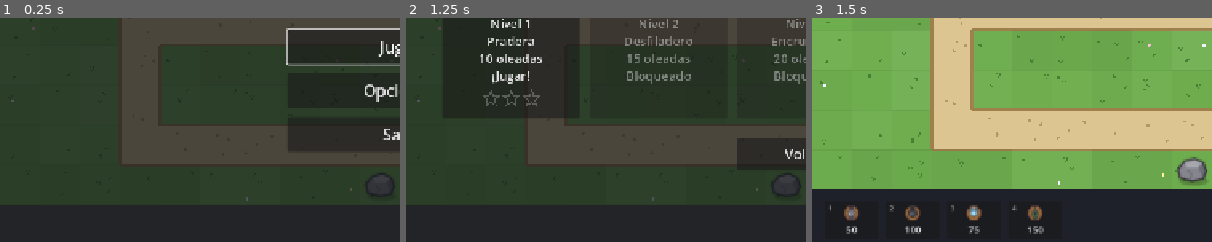
Above: before the commit, frames 1-3 (left to right).
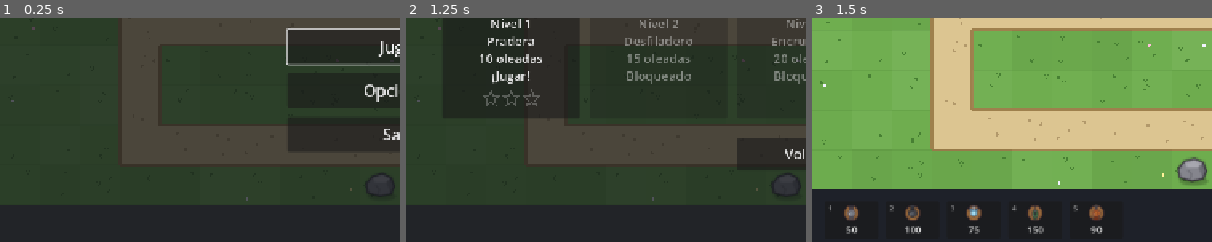
Above: after the commit, the same moments.

Repository: pasaporteN25/MonstersAndCanons
Game: Godot game, scene res://scenes/ui/main_menu.tscn
The game is run twice, just before and just after one commit, with the same random seed, the same clock (stepped at 60 frames per second) and the same inputs.
Inputs:
- Up to frame 1 (0.25 s): no input
- Up to frame 2 (1.25 s): click "Jugar" at 0.5 s
- Up to frame 3 (1.5 s): click "Nivel 1 Pradera 10 oleadas ¡J…" at 1.25 s
The pictures show only the part of the screen within x 0-50%, y 49-99%; the shares and areas given below are measured in that part.

Frames 1-2 are identical in both runs. In frame 3, 0.3% of the frame differs, in the area x 65-73%, y 83-97%.

Commit message:
T78: torre Incendiaria y quemadura (ignora armadura, no se suma)
Los SVG nuevos se importan solos al doble y con mipmaps (importer_defaults).

Co-Authored-By: Claude Opus 5.5 <noreply@anthropic.com>

Diff:
--- /dev/null
+++ b/assets/sprites/projectiles/fire.svg
@@ -0,0 +1,13 @@
+<svg xmlns="http://www.w3.org/2000/svg" viewBox="0 0 32 32">
+  <!-- Bola de fuego de la Incendiaria, con estela. Apunta a la derecha. -->
+  <defs>
+    <linearGradient id="trail" x1="0" y1="0" x2="1" y2="0">
+      <stop offset="0" stop-color="#ff7a1a" stop-opacity="0"/>
+      <stop offset="1" stop-color="#ff7a1a" stop-opacity="0.9"/>
+    </linearGradient>
+  </defs>
+  <path d="M1 16 C9 11 15 10.5 20 11.5 L20 20.5 C15 21.5 9 21 1 16 Z" fill="url(#trail)"/>
+  <circle cx="21" cy="16" r="7" fill="#ff8a2a" stroke="#8f2418" stroke-width="1.5"/>
+  <circle cx="22" cy="15.5" r="4" fill="#ffd54a"/>
+  <circle cx="23" cy="15" r="1.8" fill="#fff6c2"/>
+</svg>
--- /dev/null
+++ b/assets/sprites/towers/turret_fire.svg
@@ -0,0 +1,17 @@
+<svg xmlns="http://www.w3.org/2000/svg" viewBox="0 0 64 64">
+  <!-- Incendiaria: cuerpo naranja con tanque de combustible y boquilla ancha.
+       Apunta a la derecha; gira sobre el centro (32, 32). -->
+  <g stroke="#2b2233" stroke-linejoin="round">
+    <rect x="9" y="22" width="13" height="20" rx="4" fill="#8f3a14" stroke-width="2.2"/>
+    <path d="M34 27 L51 28.5 L57 24.5 L60 24.5 L60 39.5 L57 39.5 L51 35.5 L34 37 Z" fill="#4a4d54" stroke-width="2"/>
+    <circle cx="32" cy="32" r="13" fill="#e2702a" stroke-width="2.5"/>
+  </g>
+  <g stroke="#5e2410" stroke-width="2" stroke-linecap="round">
+    <line x1="15.5" y1="23" x2="15.5" y2="41"/>
+  </g>
+  <line x1="51" y1="29.5" x2="51" y2="34.5" stroke="#2b2f35" stroke-width="1.6"/>
+  <circle cx="32" cy="32" r="7.5" fill="#b84f1c" stroke="#2b2233" stroke-width="1.5"/>
+  <path d="M32 26 C28.8 29.8 29.3 34 32 36.2 C34.7 34 35.2 29.8 32 26 Z" fill="#ffd54a" stroke="#8f2418" stroke-width="1"/>
+  <ellipse cx="26.5" cy="25" rx="4" ry="2" fill="#ffffff" opacity="0.4"/>
+  <path d="M60.5 32 C62.3 29.8 63.6 30.8 63.6 32 C63.6 33.2 62.3 34.2 60.5 32 Z" fill="#ffb347"/>
+</svg>
--- /dev/null
+++ b/data/towers/fire.tres
@@ -0,0 +1,51 @@
+[gd_resource type="Resource" script_class="TowerData" format=3]
+
+[ext_resource type="Script" path="res://scripts/data/tower_level_data.gd" id="1_ux3rd"]
+[ext_resource type="Texture2D" path="res://assets/sprites/towers/base_1.svg" id="2_ccb5i"]
+[ext_resource type="Texture2D" path="res://assets/sprites/towers/base_2.svg" id="3_7xfws"]
+[ext_resource type="Texture2D" path="res://assets/sprites/towers/base_3.svg" id="4_8dkqa"]
+[ext_resource type="Texture2D" path="res://assets/sprites/projectiles/fire.svg" id="5_oerir"]
+[ext_resource type="Script" path="res://scripts/data/tower_data.gd" id="6_ismkl"]
+[ext_resource type="Texture2D" path="res://assets/sprites/towers/turret_fire.svg" id="7_h3prr"]
+
+[sub_resource type="Resource" id="Resource_fpdyk"]
+script = ExtResource("1_ux3rd")
+cost = 90
+damage = 3
+fire_rate = 1.0
+range_tiles = 2.5
+base_texture = ExtResource("2_ccb5i")
+burn_damage_per_second = 6
+burn_duration = 3.0
+
+[sub_resource type="Resource" id="Resource_6mh51"]
+script = ExtResource("1_ux3rd")
+cost = 90
+damage = 4
+fire_rate = 1.0
+range_tiles = 2.5
+base_texture = ExtResource("3_7xfws")
+burn_damage_per_second = 10
+burn_duration = 3.0
+
+[sub_resource type="Resource" id="Resource_rwmyv"]
+script = ExtResource("1_ux3rd")
+cost = 140
+damage = 6
+fire_rate = 1.0
+range_tiles = 3.0
+base_texture = ExtResource("4_8dkqa")
+burn_damage_per_second = 16
+burn_duration = 4.0
+
+[resource]
+script = ExtResource("6_ismkl")
+id = &"fire"
+display_name = "Incendiaria"
+description = "Prende fuego a los enemigos: el fuego ignora la armadura y no los deja curarse."
+can_hit_air = true
+projectile_speed_tiles = 10.0
+color = Color(0.89, 0.44, 0.16, 1)
+turret_texture = ExtResource("7_h3prr")
+projectile_texture = ExtResource("5_oerir")
+levels = Array[ExtResource("1_ux3rd")]([SubResource("Resource_fpdyk"), SubResource("Resource_6mh51"), SubResource("Resource_rwmyv")])
--- a/project.godot
+++ b/project.godot
@@ -36,6 +36,13 @@
 [editor_plugins]
 
 enabled=PackedStringArray("res://addons/gut/plugin.cfg")
+
+[importer_defaults]
+
+texture={
+"mipmaps/generate": true,
+"svg/scale": 2.0
+}
 
 [input]
 
--- a/scenes/effects/effects_layer.gd
+++ b/scenes/effects/effects_layer.gd
@@ -9,6 +9,7 @@
 const SPARK_COLOR := Color(1.0, 0.95, 0.6)
 const FROST_COLOR := Color(0.7, 0.92, 1.0)
 const SHOCKWAVE_COLOR := Color(1.0, 0.75, 0.4)
+const FIRE_COLOR := Color(1.0, 0.5, 0.15)
 ## RF-132: números de daño.
 const DAMAGE_COLOR := Color(1, 1, 1)
 const DAMAGE_BLOCKED_COLOR := Color(0.62, 0.62, 0.66)  # la armadura se comió el golpe
@@ -52,6 +53,8 @@
 		var radius: float = Rules.tiles_to_px(stats.splash_radius_tiles)
 		_add(RingEffect.new().setup(Color(SHOCKWAVE_COLOR, 0.25), 6.0, radius, 0.3), position_)
 		_add(RingEffect.new().setup(SHOCKWAVE_COLOR, 6.0, radius, 0.3, 3.0), position_)
+	elif stats.burn_damage_per_second > 0:
+		_add(RingEffect.new().setup(Color(FIRE_COLOR, 0.8), 4.0, 18.0, 0.22, 3.0), position_)
 	elif stats.slow_amount > 0.0:
 		_add(RingEffect.new().setup(Color(FROST_COLOR, 0.6), 4.0, 22.0, 0.25), position_)
 	else:
--- a/scenes/enemies/enemy.gd
+++ b/scenes/enemies/enemy.gd
@@ -28,6 +28,8 @@
 const SLOW_MODULATE := Color(0.62, 0.85, 1.0)
 ## RF-152: mancha de escarcha en el piso, debajo del enemigo ralentizado.
 const FROST_PATCH := Color(0.82, 0.95, 1.0, 0.55)
+## RF-160: la quemadura hace daño de a golpecitos, uno cada BURN_TICK segundos.
+const BURN_TICK: float = 0.5
 
 var data: EnemyData
 var max_health: int = 0
@@ -38,6 +40,10 @@
 var _path: Path2D
 var _slow_amount: float = 0.0
 var _slow_left: float = 0.0
+## RF-160: quemadura en curso (daño por segundo y segundos que le quedan).
+var _burn_dps: int = 0
+var _burn_left: float = 0.0
+var _burn_tick_left: float = 0.0
 ## Evita actuar dos veces: tras queue_free() el nodo sigue vivo hasta el final del frame.
 var _is_done: bool = false
 # Solo visual (spec §9.3):
@@ -72,6 +78,9 @@
 	if _is_done:
 		return
 	_update_slow(delta)
+	_update_burn(delta)
+	if _is_done:
+		return  # la quemadura lo mató
 	distance += Rules.tiles_to_px(current_speed_tiles()) * delta
 	_update_position()
 	_animate(delta)
@@ -115,16 +124,52 @@
 	if _is_done:
 		return
 	var dealt: int = Rules.damage_after_armor(damage, data.armor)
-	health = maxi(0, health - dealt)
 	_hit_flash_left = HIT_FLASH_DURATION
-	hit.emit(self, dealt, dealt * 2 <= damage)
 	if slow_amount > 0.0:
 		_apply_slow(Rules.effective_slow(slow_amount, data.slow_resistance), slow_duration)
+	_lose_health(dealt, dealt * 2 <= damage)
+
+
+## RF-160: lo prende fuego. No se suma: queda la más fuerte y el tiempo se reinicia.
+func apply_burn(damage_per_second: int, duration: float) -> void:
+	if _is_done or damage_per_second <= 0 or duration <= 0.0:
+		return
+	if not is_burning():
+		_burn_tick_left = BURN_TICK  # el primer golpecito, dentro de medio segundo
+	_burn_dps = maxi(_burn_dps, damage_per_second)
+	_burn_left = duration
+	queue_redraw()
+
+
+func is_burning() -> bool:
+	return _burn_left > 0.0
+
+
+## Resta vida, avisa (números de daño, RF-132) y, si llega a 0, muere (RF-81).
+func _lose_health(amount: int, armor_blocked_most: bool) -> void:
+	health = maxi(0, health - amount)
+	hit.emit(self, amount, armor_blocked_most)
 	queue_redraw()
 	if health == 0:
 		_is_done = true
 		died.emit(self)
 		queue_free()
+
+
+## RF-160: cada BURN_TICK segundos, un golpecito que ignora la armadura.
+func _update_burn(delta: float) -> void:
+	if not is_burning():
+		return
+	var elapsed: float = minf(delta, _burn_left)
+	_burn_left -= delta
+	_burn_tick_left -= elapsed
+	while _burn_tick_left <= 0.0001 and not _is_done:
+		_burn_tick_left += BURN_TICK
+		_lose_health(maxi(1, roundi(_burn_dps * BURN_TICK)), false)
+	if _burn_left <= 0.0001:  # margen: sumar muchos deltas deja restos diminutos
+		_burn_left = 0.0
+		_burn_dps = 0
+		queue_redraw()
 
 
 ## RF-61: las ralentizaciones no se suman; queda la más fuerte y la duración se reinicia.
@@ -208,6 +253,8 @@
 		var pointy: bool = data.shape == EnemyData.Shape.TRIANGLE or data.shape == EnemyData.Shape.DIAMOND
 		draw_set_transform(bob, _heading + PI / 2.0 if pointy else 0.0, squash)
 		EnemyShape.draw(self, data.shape, r, fill, fill.darkened(0.45))
+	if is_burning():
+		EnemyShape.draw_flames(self, r, _anim_time)  # RF-158 (se mueven con el bamboleo)
 	draw_set_transform(Vector2.ZERO)
 	var bar_top: float = -top - HEALTH_BAR_HEIGHT - 4.0
 	if is_health_bar_visible():
--- a/scenes/enemies/enemy_shape.gd
+++ b/scenes/enemies/enemy_shape.gd
@@ -7,6 +7,9 @@
 extends RefCounted
 
 const CROWN_COLOR := Color(1.0, 0.84, 0.3)
+## RF-158: llamitas del enemigo que se quema.
+const FLAME_OUTER := Color(1.0, 0.45, 0.1, 0.9)
+const FLAME_INNER := Color(1.0, 0.85, 0.3, 0.95)
 ## RF-151: lado del dibujo comparado con el radio del enemigo. Con 2.8, el cuerpo del dibujo
 ## (unas 20 de sus 64 unidades de radio) mide lo mismo que el círculo de antes.
 const SPRITE_SCALE: float = 2.8
@@ -96,3 +99,21 @@
 	canvas.draw_colored_polygon(points, fill)
 	points.append(points[0])
 	canvas.draw_polyline(points, outline, 2.0)
+
+
+## RF-158: tres llamitas sobre el cuerpo, que titilan con el tiempo (`time`, en segundos).
+static func draw_flames(canvas: CanvasItem, radius: float, time: float) -> void:
+	var spots: Array[Vector2] = [Vector2(-0.45, -0.1), Vector2(0.05, -0.5), Vector2(0.5, -0.05)]
+	for i: int in spots.size():
+		var base: Vector2 = spots[i] * radius
+		var height: float = radius * (0.6 + 0.14 * sin(time * 17.0 + i * 2.1))
+		_flame(canvas, base, radius * 0.22, height, FLAME_OUTER)
+		_flame(canvas, base, radius * 0.11, height * 0.6, FLAME_INNER)
+
+
+static func _flame(canvas: CanvasItem, base: Vector2, half_width: float, height: float, color: Color) -> void:
+	canvas.draw_colored_polygon(PackedVector2Array([
+		base + Vector2(-half_width, 0), base + Vector2(-half_width * 0.8, -height * 0.45),
+		base + Vector2(0, -height), base + Vector2(half_width * 0.8, -height * 0.45),
+		base + Vector2(half_width, 0), base + Vector2(0, half_width * 0.6),
+	]), color)
--- a/scenes/game/game.tscn
+++ b/scenes/game/game.tscn
@@ -7,6 +7,7 @@
 [ext_resource type="Resource" path="res://data/towers/cannon.tres" id="5_cannon"]
 [ext_resource type="Resource" path="res://data/towers/frost.tres" id="6_frost"]
 [ext_resource type="Resource" path="res://data/towers/sniper.tres" id="14_sniper"]
+[ext_resource type="Resource" path="res://data/towers/fire.tres" id="16_fire"]
 [ext_resource type="PackedScene" path="res://scenes/ui/pause_menu.tscn" id="15_pause"]
 [ext_resource type="Script" path="res://scripts/data/tower_data.gd" id="7_tower_data"]
 [ext_resource type="Script" path="res://scenes/game/build_controller.gd" id="8_build"]
@@ -20,7 +21,7 @@
 script = ExtResource("1_game")
 level_data = ExtResource("2_level")
 balance = ExtResource("3_balance")
-tower_types = Array[ExtResource("7_tower_data")]([ExtResource("4_basic"), ExtResource("5_cannon"), ExtResource("6_frost"), ExtResource("14_sniper")])
+tower_types = Array[ExtResource("7_tower_data")]([ExtResource("4_basic"), ExtResource("5_cannon"), ExtResource("6_frost"), ExtResource("14_sniper"), ExtResource("16_fire")])
 
 [node name="Towers" type="Node2D" parent="."]
 
--- a/scenes/towers/projectile.gd
+++ b/scenes/towers/projectile.gd
@@ -77,6 +77,8 @@
 
 func _hit(enemy: Enemy) -> void:
 	enemy.take_hit(_stats.damage, _stats.slow_amount, _stats.slow_duration)
+	if _stats.burn_damage_per_second > 0:
+		enemy.apply_burn(_stats.burn_damage_per_second, _stats.burn_duration)  # RF-160
 
 
 ## RF-153: gira el proyectil (y su dibujo) hacia donde viaja. Solo visual.
--- a/scenes/ui/tower_panel.gd
+++ b/scenes/ui/tower_panel.gd
@@ -57,6 +57,8 @@
 	]
 	if s.splash_radius_tiles > 0.0:
 		lines.append("Área: radio %.1f" % s.splash_radius_tiles)
+	if s.burn_damage_per_second > 0:
+		lines.append("Quema: %d por segundo durante %.0f s" % [s.burn_damage_per_second, s.burn_duration])
 	if s.slow_amount > 0.0:
 		lines.append("Ralentiza %d %% durante %.0f s" % [roundi(s.slow_amount * 100.0), s.slow_duration])
 	lines.append("Golpea voladores: %s" % ("sí" if _tower.data.can_hit_air else "no"))
--- a/scripts/data/tower_level_data.gd
+++ b/scripts/data/tower_level_data.gd
@@ -18,3 +18,10 @@
 @export var slow_duration: float = 0.0
 ## Solo visual (RF-150): la base que se ve en este nivel. Vacío = cuadrado de color (RF-156).
 @export var base_texture: Texture2D
+
+# --- Comportamientos (M5, RF-164). Todos valen 0 = apagado, y se pueden combinar. ---
+
+## RF-160: daño de quemadura por segundo (ignora la armadura). 0 = no quema.
+@export var burn_damage_per_second: int = 0
+## RF-160: segundos que dura la quemadura.
+@export var burn_duration: float = 0.0
--- /dev/null
+++ b/tests/test_new_content.gd
@@ -0,0 +1,112 @@
+# Tests del contenido nuevo de M5 (spec §5.6 y §6.1): cada comportamiento es un dato (RF-164).
+extends GutTest
+
+const GAME_SCENE: PackedScene = preload("res://scenes/game/game.tscn")
+const ENEMY_SCENE: PackedScene = preload("res://scenes/enemies/enemy.tscn")
+const PROJECTILE_SCENE: PackedScene = preload("res://scenes/towers/projectile.tscn")
+const DT: float = 1.0 / 60.0
+
+
+func _tower(id: String) -> TowerData:
+	return load("res://data/towers/%s.tres" % id)
+
+
+func _enemy_data(id: String) -> EnemyData:
+	return load("res://data/enemies/%s.tres" % id)
+
+
+## Un enemigo caminando por un camino recto y largo (no llega a la salida en los tests).
+func _walker(data: EnemyData, health: int, from := Vector2(100, 300)) -> Enemy:
+	var path := Path2D.new()
+	path.curve = Curve2D.new()
+	path.curve.add_point(from)
+	path.curve.add_point(from + Vector2(4000, 0))
+	add_child_autofree(path)
+	var enemy: Enemy = ENEMY_SCENE.instantiate()
+	enemy.setup(data, path, health)
+	add_child_autofree(enemy)
+	return enemy
+
+
+func _seconds(node: Node, seconds: float) -> void:
+	simulate(node, roundi(seconds / DT), DT)
+
+
+func _assert_levels(id: String, expected: Array) -> void:
+	var tower: TowerData = _tower(id)
+	assert_eq(tower.levels.size(), 3, "%s: 3 niveles" % id)
+	for i: int in expected.size():
+		for field: String in expected[i]:
+			assert_almost_eq(float(tower.levels[i].get(field)), float(expected[i][field]), 0.001,
+				"%s, nivel %d: %s" % [id, i + 1, field])
+
+
+# --- Incendiaria y quemadura (RF-160) ---
+
+func test_fire_tower_matches_spec() -> void:
+	var fire: TowerData = _tower("fire")
+	assert_eq(fire.display_name, "Incendiaria")
+	assert_true(fire.can_hit_air)
+	_assert_levels("fire", [
+		{"cost": 90, "damage": 3, "fire_rate": 1.0, "range_tiles": 2.5, "burn_damage_per_second": 6, "burn_duration": 3.0},
+		{"cost": 90, "damage": 4, "burn_damage_per_second": 10, "burn_duration": 3.0},
+		{"cost": 140, "damage": 6, "range_tiles": 3.0, "burn_damage_per_second": 16, "burn_duration": 4.0},
+	])
+
+
+func test_burn_deals_its_damage_per_second() -> void:
+	var enemy: Enemy = _walker(_enemy_data("tank"), 1000)
+	enemy.apply_burn(6, 3.0)
+	_seconds(enemy, 1.0)
+	assert_eq(enemy.health, 994, "6 por segundo: dos golpecitos de 3")
+	_seconds(enemy, 2.0)
+	assert_eq(enemy.health, 982, "3 segundos: 18 en total")
+	assert_false(enemy.is_burning(), "se apagó")
+	_seconds(enemy, 1.0)
+	assert_eq(enemy.health, 982, "apagado, ya no quema")
+
+
+func test_burn_ignores_armor() -> void:
+	var enemy: Enemy = _walker(_enemy_data("armored"), 1000)  # armadura 3
+	enemy.apply_burn(6, 3.0)
+	_seconds(enemy, 1.0)
+	assert_eq(enemy.health, 994, "cada golpecito de 3 entra entero")
+
+
+func test_burns_do_not_stack() -> void:
+	var enemy: Enemy = _walker(_enemy_data("tank"), 1000)
+	enemy.apply_burn(6, 3.0)
+	enemy.apply_burn(6, 3.0)
+	enemy.apply_burn(4, 3.0)
+	_seconds(enemy, 1.0)
+	assert_eq(enemy.health, 994, "queda la más fuerte (6), no la suma")
+
+
+func test_a_new_burn_restarts_the_time() -> void:
+	var enemy: Enemy = _walker(_enemy_data("tank"), 1000)
+	enemy.apply_burn(6, 1.0)
+	_seconds(enemy, 0.5)
+	enemy.apply_burn(6, 1.0)  # ahora dura hasta el segundo 1,5
+	_seconds(enemy, 1.5)
+	assert_eq(enemy.health, 991, "tres golpecitos: 0,5 s, 1 s y 1,5 s")
+
+
+func test_burning_to_death_counts_as_a_kill() -> void:
+	var enemy: Enemy = _walker(_enemy_data("normal"), 5)
+	watch_signals(enemy)
+	enemy.apply_burn(10, 3.0)
+	_seconds(enemy, 0.6)
+	assert_signal_emitted(enemy, "died", "RF-81: da su oro como cualquier muerte")
+
+
+func test_fire_projectile_sets_the_enemy_on_fire() -> void:
+	var enemy: Enemy = _walker(_enemy_data("tank"), 1000, Vector2(200, 300))
+	var fire: TowerData = _tower("fire")
+	var projectile: Projectile = PROJECTILE_SCENE.instantiate()
+	projectile.setup(enemy, Vector2(200, 200), fire.levels[0], true, fire.projectile_speed_tiles, fire.color,
+		fire.projectile_texture)
+	add_child_autofree(projectile)
+	_seconds(projectile, 0.5)
+	assert_true(enemy.is_burning(), "RF-160")
+	assert_eq(enemy.health, 997, "el golpe hizo 3 (la quemadura todavía no)")
+	await wait_process_frames(2)  # se dibujan las llamitas sin errores
--- a/tests/test_new_units.gd
+++ b/tests/test_new_units.gd
@@ -31,7 +31,7 @@
 # --- Francotirador (T34) ---
 
 func test_sniper_is_the_fourth_tower() -> void:
-	assert_eq(game.tower_types.size(), 4)
+	assert_gte(game.tower_types.size(), 4, "desde M5 hay más, pero el Francotirador sigue siendo la cuarta")
 	assert_eq(game.tower_types[3].id, &"sniper", "tecla 4")
 
 
--- a/tests/test_sprites.gd
+++ b/tests/test_sprites.gd
@@ -68,7 +68,9 @@
 
 func test_towers_of_every_level_are_drawn() -> void:
 	game.session.earn(5000)
-	var cells: Array[Vector2i] = [Vector2i(4, 2), Vector2i(8, 2), Vector2i(12, 2), Vector2i(4, 5)]
+	# Casillas libres del nivel 1, una por torre (hasta 8).
+	var cells: Array[Vector2i] = [Vector2i(1, 2), Vector2i(4, 2), Vector2i(8, 2), Vector2i(11, 2),
+		Vector2i(5, 6), Vector2i(8, 6), Vector2i(15, 6), Vector2i(18, 6)]
 	for i: int in game.tower_types.size():
 		assert_true(game.build_controller.try_build(game.tower_types[i], cells[i]))
 	await wait_process_frames(2)  # nivel 1
--- a/tools/make_sounds.gd
+++ b/tools/make_sounds.gd
@@ -4,6 +4,7 @@
 #
 # Uso (desde la carpeta del proyecto):
 #   godot --headless --path . -s tools/make_sounds.gd
+#   godot --headless --path . -s tools/make_sounds.gd -- shot_fire shot_tesla   (solo esos)
 #
 # Escribe los .wav en assets/audio/. Para cambiar un sonido por uno mejor,
 # basta con reemplazar el .wav con el mismo nombre.
@@ -18,14 +19,21 @@
 
 enum Wave { SINE, SQUARE, TRIANGLE, NOISE }
 
+## Si se pasan nombres después de `--`, solo se escriben esos sonidos (los demás no se tocan).
+var _only: PackedStringArray = []
+
 
 func _init() -> void:
+	_only = OS.get_cmdline_user_args()
+	seed(20260929)  # el ruido sale siempre igual: regenerar no cambia los archivos
 	DirAccess.make_dir_recursive_absolute(OUT_DIR)
 	# --- Disparos (uno por torre) ---
 	_save("shot_basic", _tone(Wave.SQUARE, 900.0, 600.0, 0.05, 0.25))
 	_save("shot_cannon", _mix([_tone(Wave.SINE, 130.0, 55.0, 0.28, 0.7), _tone(Wave.NOISE, 0.0, 0.0, 0.18, 0.35)]))
 	_save("shot_frost", _mix([_tone(Wave.SINE, 1400.0, 1300.0, 0.16, 0.25), _tone(Wave.SINE, 2100.0, 2000.0, 0.12, 0.15)]))
 	_save("shot_sniper", _mix([_tone(Wave.NOISE, 0.0, 0.0, 0.07, 0.5), _tone(Wave.SQUARE, 320.0, 160.0, 0.1, 0.3)]))
+	# M5: soplido de fuego (ruido que se apaga) con un tono grave.
+	_save("shot_fire", _mix([_tone(Wave.NOISE, 0.0, 0.0, 0.22, 0.35), _tone(Wave.TRIANGLE, 220.0, 140.0, 0.18, 0.3)]))
 	# --- Partida ---
 	_save("enemy_death", _mix([_tone(Wave.SINE, 520.0, 180.0, 0.13, 0.45), _tone(Wave.NOISE, 0.0, 0.0, 0.06, 0.2)]))
 	_save("life_lost", _tone(Wave.SQUARE, 190.0, 110.0, 0.28, 0.35))
@@ -111,6 +119,8 @@
 # --- Guardar como .wav de 16 bits ---
 
 func _save(file_name: String, samples: PackedFloat32Array, loop: bool = false) -> void:
+	if not _only.is_empty() and not _only.has(file_name):
+		return
 	var bytes := PackedByteArray()
 	bytes.resize(samples.size() * 2)
 	for i: int in samples.size():
Not shown, added: assets/audio/shot_fire.wav.import
Not shown, added: assets/sprites/projectiles/fire.svg.import
Not shown, added: assets/sprites/towers/turret_fire.svg.import
Not shown, added: tests/test_new_content.gd.uid
Not shown, added: assets/audio/shot_fire.wav
Not shown, changed: specs/03-tareas.md
